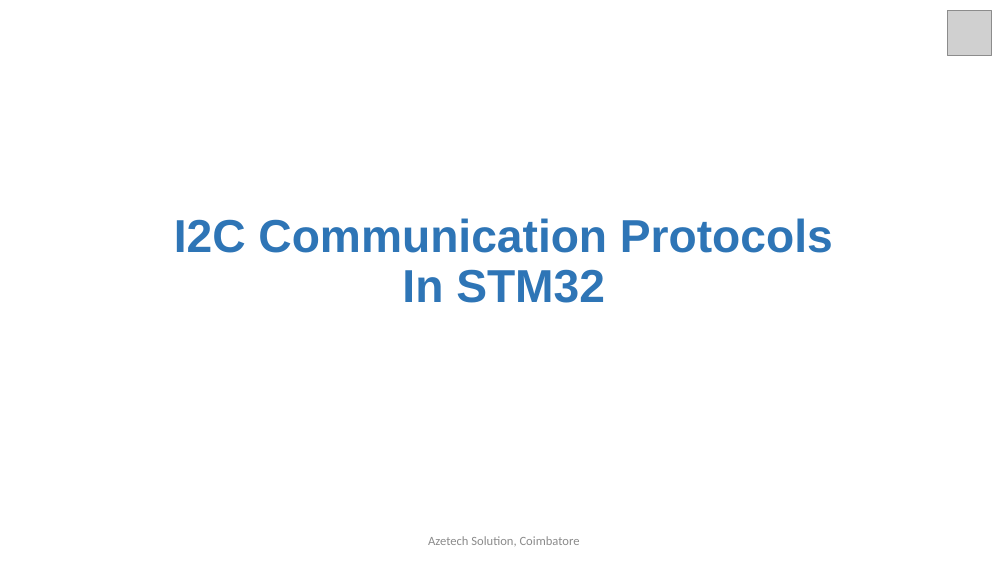
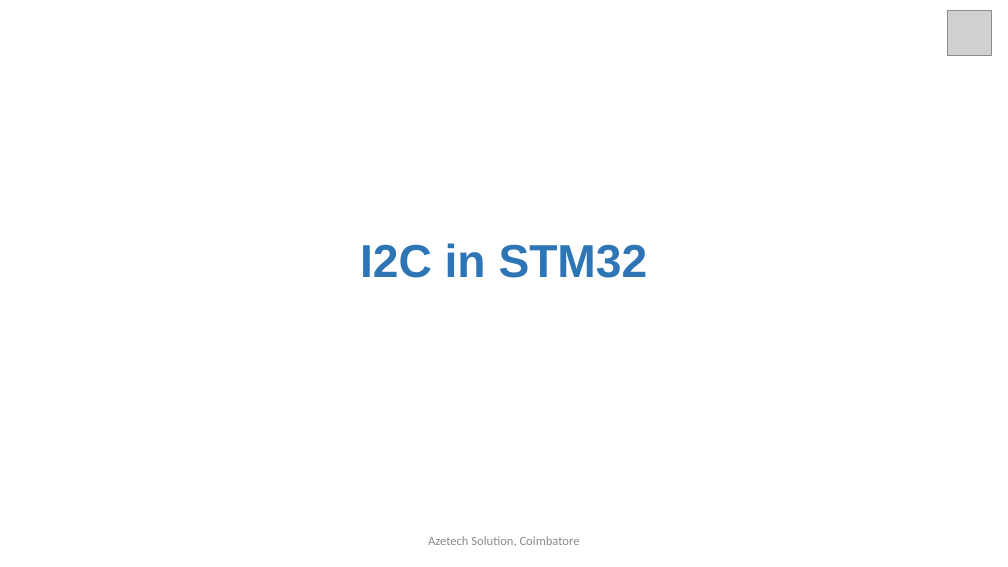
Before and after one commit to arulnelson/AZETECH-CLASS-NOTES, a slide deck: slide 1 of STM32_DOCS/I2C_in_STM32.pptx. Drawn at 1008x567 pixels with LibreOffice and Linux fonts; fonts in the diff are those of the drawing; grey boxes stand for pictures. Boxes give left, top, right and bottom in pixels: in the first picture for what was removed or moved away, otherwise in the second. Text is boxed around its words. In the diff, an @@ line names an element or a change of style, - is before the commit and + after.

```diff
--- a/STM32_DOCS/I2C_in_STM32.pptx
+++ b/STM32_DOCS/I2C_in_STM32.pptx
@@ title at (360,243,648,278): text changed @@
-I2C Communication Protocols
-In STM32
+I2C in STM32
```
Also in this commit, not shown: 10 other slides changed, 5 slides added.
